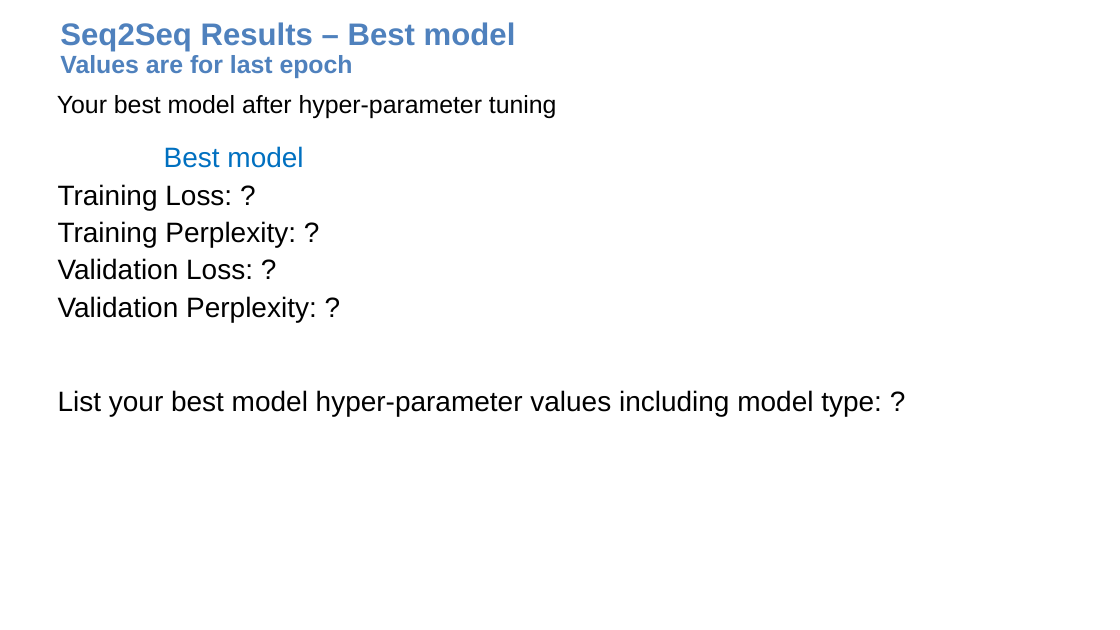
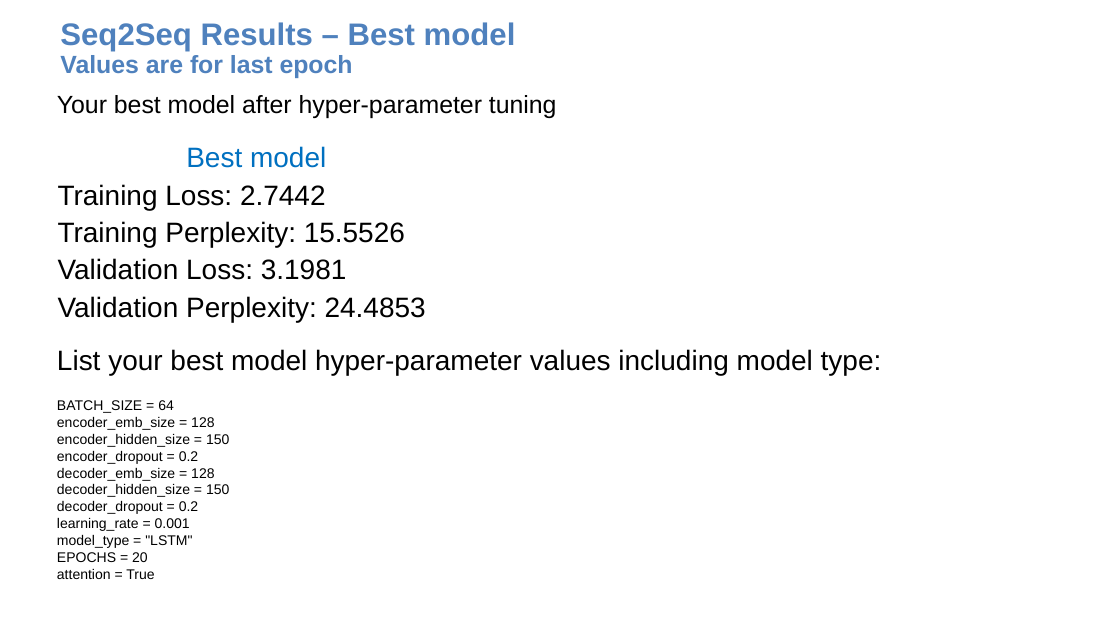
Before and after one commit to gonzaleznicolas/DL_A3, a slide deck: slide 5 of assignment3-nlp-template.pptx. Drawn at 1120x630 pixels with LibreOffice and Linux fonts; fonts in the diff are those of the drawing. Boxes give left, top, right and bottom in pixels: in the first picture for what was removed or moved away, otherwise in the second. Text is boxed around its words. In the diff, an @@ line names an element or a change of style, - is before the commit and + after.

Commit message:
wip

```diff
--- a/assignment3-nlp-template.pptx
+++ b/assignment3-nlp-template.pptx
@@ text at <box>58,184,426,322</box>: text changed @@
-Training Loss: ?
-Training Perplexity: ?
-Validation Loss: ?
-Validation Perplexity: ?
+Training Loss: 2.7442
+Training Perplexity: 15.5526
+Validation Loss: 3.1981
+Validation Perplexity: 24.4853
@@ text at <box>57,349,882,579</box>: text changed; size 18 to 9 pt @@
-List your best model hyper-parameter values including model type: ?
+List your best model hyper-parameter values including model type:
+BATCH_SIZE = 64
+encoder_emb_size = 128
+encoder_hidden_size = 150
+encoder_dropout = 0.2
+decoder_emb_size = 128
+decoder_hidden_size = 150
+decoder_dropout = 0.2
+learning_rate = 0.001
+model_type = "LSTM"
+EPOCHS = 20
+attention = True
```
Also in this commit, not shown: 3 other slides changed.
